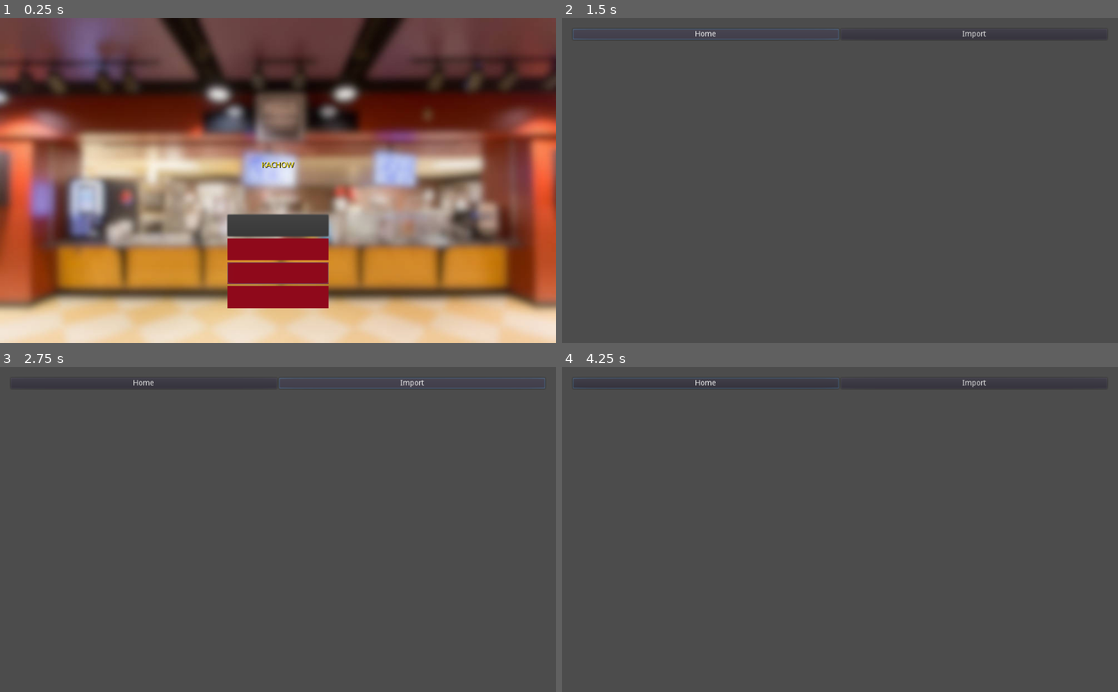
Above: before the commit, frames 1-4 (two rows, left to right).
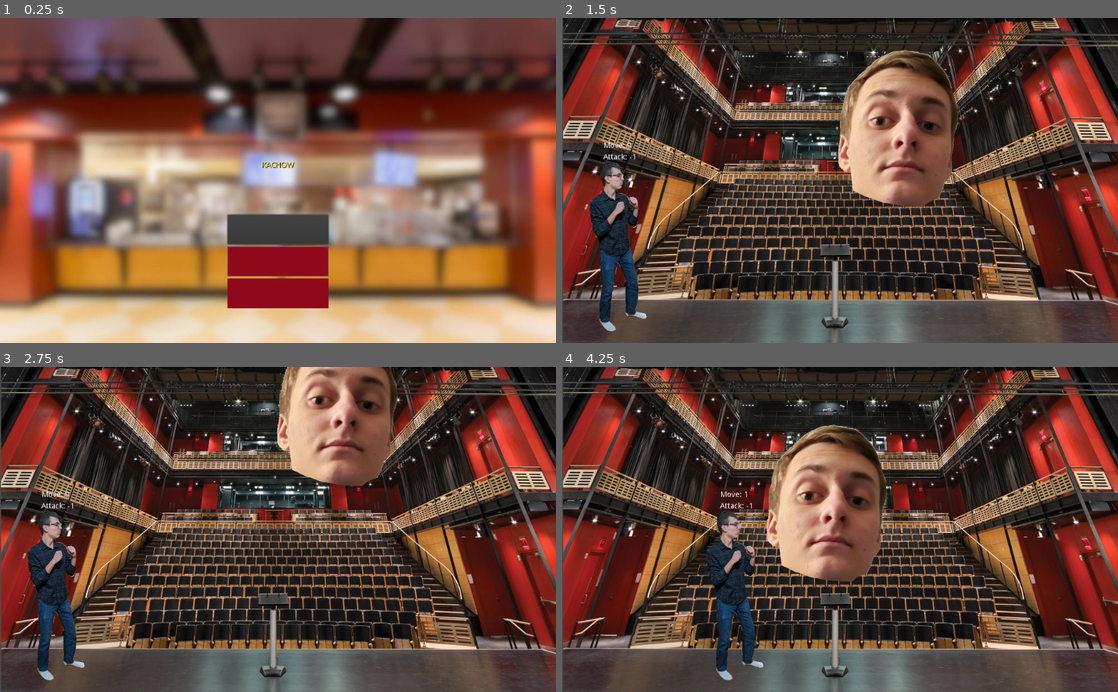
Above: after the commit, the same moments.

Repository: Apexal/wrathskeller
Game: Godot game, scene res://src/scenes/menu/Menu.tscn
The game is run twice, just before and just after one commit, with the same random seed, the same clock (stepped at 60 frames per second) and the same inputs.
Inputs (mouse positions are in pixels of both pictures, inside the frame that each line leads up to):
- Up to frame 1 (0.25 s): no input
- Up to frame 2 (1.5 s): click (840, 248) at 0.5 s, where only the run before the commit has a clickable "Manage Characters"; click (706, 34) at 1.25 s, where only the run before the commit has a clickable "Home"
- Up to frame 3 (2.75 s): click (411, 383) at 2 s, where only the run before the commit has a clickable "Import"
- Up to frame 4 (4.25 s): move the mouse to (962, 513) at 2.77 s; hold D (player_1_move_right) from 2.78 s (still down); tap Left (player_2_move_left) at 2.85, 3.8 s; tap Right (player_2_move_right) at 3.05, 3.6 s; move the mouse to (728, 545) at 3.52 s

The runs differ from the first frame. In frame 1, 1.2% of the frame differs, in the area x 40-60%, y 67-83%; in frame 2, 87%; in frame 3, 86%; in frame 4, 87%, in the area x 0-100%, y 0-100%.
Error after the commit: Attempt to call function 'get_children' in base 'null instance' on a null instance. (res://src/actors/players/player.gd:9)

Commit message:
Remove unrelated scenes

Diff:
--- a/src/scenes/characters/manage_characters/ManageCharacter.gd
+++ /dev/null
@@ -1,40 +0,0 @@
-tool
-extends Control
-
-func _handle_mouse_enter(character_preview_container: Control):
-	print(character_preview_container.get_children())
-	var audio_player: AudioStreamPlayer = character_preview_container.get_node("AudioStreamPlayer")
-	if not audio_player.playing:
-		audio_player.play()
-
-func _ready():
-	for character_file in CharacterManager.list_character_files():
-		var container := VBoxContainer.new()
-		var character_data = CharacterManager.load_character_json(character_file)
-		var animated_sprite = CharacterManager.create_character_preview(character_data)
-		animated_sprite.name = "AnimatedSprite"
-		container.add_child(animated_sprite)
-		var label := Label.new()
-		label.name = "CharacterName"
-		label.text = character_data["name"]
-		container.add_child(label)
-
-		var buttons := HBoxContainer.new()
-		buttons.name = "ActionButtons"
-		var remove_button := Button.new()
-		remove_button.text = "Expel"
-		remove_button.size_flags_horizontal = SIZE_EXPAND
-		buttons.add_child(remove_button)
-
-		container.add_child(buttons)
-
-		# Audio Player
-		var audio_player := AudioStreamPlayer.new()
-		audio_player.name = "AudioStreamPlayer"
-		var b64_mp3 = character_data["hurtSoundEffects"][0]["base64EncodedAudio"]
-		audio_player.stream = CharacterManager.b64_to_audio_stream(b64_mp3)
-		container.add_child(audio_player)
-
-		$VBoxContainer/Characters.add_child(container)
-
-		container.connect("mouse_entered", self, "_handle_mouse_enter", [container])
--- a/src/scenes/characters/manage_characters/ManageCharacter.tscn
+++ /dev/null
@@ -1,58 +0,0 @@
-[gd_scene load_steps=2 format=2]
-
-[ext_resource path="res://src/scenes/characters/manage_characters/ManageCharacter.gd" type="Script" id=1]
-
-[node name="ManageCharacters" type="Control"]
-anchor_right = 1.0
-anchor_bottom = 1.0
-margin_left = 20.0
-margin_top = 20.0
-margin_right = -20.0
-margin_bottom = -20.0
-script = ExtResource( 1 )
-__meta__ = {
-"_edit_use_anchors_": false
-}
-
-[node name="VBoxContainer" type="VBoxContainer" parent="."]
-anchor_right = 1.0
-anchor_bottom = 1.0
-size_flags_horizontal = 3
-size_flags_vertical = 3
-__meta__ = {
-"_edit_use_anchors_": false
-}
-
-[node name="Buttons" type="HBoxContainer" parent="VBoxContainer"]
-margin_right = 984.0
-margin_bottom = 20.0
-size_flags_horizontal = 3
-
-[node name="Home" type="Button" parent="VBoxContainer/Buttons"]
-margin_right = 490.0
-margin_bottom = 20.0
-size_flags_horizontal = 3
-text = "Home"
-
-[node name="Import" type="Button" parent="VBoxContainer/Buttons"]
-margin_left = 494.0
-margin_right = 984.0
-margin_bottom = 20.0
-size_flags_horizontal = 3
-text = "Import"
-__meta__ = {
-"_edit_use_anchors_": false
-}
-
-[node name="Characters" type="GridContainer" parent="VBoxContainer"]
-margin_top = 24.0
-margin_right = 984.0
-margin_bottom = 560.0
-size_flags_horizontal = 3
-size_flags_vertical = 3
-columns = 6
-__meta__ = {
-"_edit_use_anchors_": false
-}
-
-[connection signal="pressed" from="VBoxContainer/Buttons/Import" to="." method="_on_Import_pressed"]
--- a/src/scenes/characters/select_characters/SelectCharacters.gd
+++ /dev/null
@@ -1,36 +0,0 @@
-extends Control
-
-
-export(PackedScene) var character_choice: PackedScene
-onready var character_grid = $VBoxContainer/CharacterGrid
-
-var player_1_character_index := 0
-var player_2_character_index := 0
-
-var characters: Array = []
-
-func _ready():
-	# On ready, populate character grid
-	for character_file in CharacterManager.list_character_files():
-		var character = CharacterManager.load_character_json(character_file)
-		characters.append(character)
-
-		var container := VBoxContainer.new()
-		var character_data = CharacterManager.load_character_json(character_file)
-		var animated_sprite = CharacterManager.create_character_preview(character_data)
-		container.add_child(animated_sprite)
-
-		character_grid.add_child(container)
-
-func _process(delta):
-	if Input.is_action_just_pressed("player_1_move_left"):
-		player_1_character_index -= 1
-	elif Input.is_action_just_pressed("player_1_move_right"):
-		player_1_character_index += 1
-	elif Input.is_action_just_pressed("player_2_move_left"):
-		player_2_character_index -= 1
-	elif Input.is_action_just_pressed("player_2_move_right"):
-		player_2_character_index += 1
-
-	player_1_character_index = player_1_character_index % len(characters)
-	player_2_character_index = player_2_character_index % len(characters)
--- a/src/scenes/characters/select_characters/SelectCharacters.tscn
+++ /dev/null
@@ -1,116 +0,0 @@
-[gd_scene load_steps=5 format=2]
-
-[ext_resource path="res://src/scenes/characters/select_characters/SelectCharacters.gd" type="Script" id=1]
-[ext_resource path="res://src/actors/npcs/head/sprites/open-mouth.png" type="Texture" id=2]
-
-[sub_resource type="GDScript" id=1]
-script/source = "extends VBoxContainer
-
-func _mark_chosen(player_number: int) -> void:
-	pass
-"
-
-[sub_resource type="PackedScene" id=2]
-_bundled = {
-"conn_count": 0,
-"conns": PoolIntArray(  ),
-"editable_instances": [  ],
-"names": PoolStringArray( "CharacterChoice", "margin_right", "margin_bottom", "size_flags_vertical", "script", "__meta__", "VBoxContainer", "TextureRect", "rect_min_size", "texture", "expand", "stretch_mode", "CharacterName", "margin_top", "text", "Label" ),
-"node_count": 3,
-"node_paths": [  ],
-"nodes": PoolIntArray( -1, -1, 6, 0, -1, 5, 1, 0, 2, 1, 3, 2, 4, 3, 5, 4, 0, 0, 0, 7, 7, -1, 7, 1, 0, 2, 5, 8, 6, 9, 7, 10, 8, 11, 9, 5, 10, 0, 0, 0, 15, 12, -1, 4, 13, 11, 1, 0, 2, 1, 14, 12, 0 ),
-"variants": [ 102.0, 118.0, 3, SubResource( 1 ), {
-"_edit_use_anchors_": false
-}, 100.0, Vector2( 100, 100 ), ExtResource( 2 ), true, 6, {
-"_edit_use_anchors_": false
-}, 104.0, "Character Name" ],
-"version": 2
-}
-
-[node name="SelectCharacters" type="Control"]
-anchor_right = 1.0
-anchor_bottom = 1.0
-script = ExtResource( 1 )
-__meta__ = {
-"_edit_use_anchors_": false
-}
-character_choice = SubResource( 2 )
-
-[node name="VBoxContainer" type="VBoxContainer" parent="."]
-anchor_right = 1.0
-anchor_bottom = 1.0
-margin_left = 20.0
-margin_top = 20.0
-margin_right = -20.0
-margin_bottom = -20.0
-__meta__ = {
-"_edit_use_anchors_": false
-}
-
-[node name="Label" type="Label" parent="VBoxContainer"]
-margin_right = 984.0
-margin_bottom = 14.0
-text = "Select Your Characters"
-
-[node name="HBoxContainer" type="HBoxContainer" parent="VBoxContainer"]
-margin_top = 18.0
-margin_right = 984.0
-margin_bottom = 556.0
-size_flags_vertical = 3
-__meta__ = {
-"_edit_use_anchors_": false
-}
-
-[node name="Player1Col" type="VBoxContainer" parent="VBoxContainer/HBoxContainer"]
-margin_right = 490.0
-margin_bottom = 538.0
-size_flags_horizontal = 3
-
-[node name="Player1" type="Label" parent="VBoxContainer/HBoxContainer/Player1Col"]
-margin_right = 490.0
-margin_bottom = 14.0
-text = "Player 1"
-
-[node name="PanelContainer" type="PanelContainer" parent="VBoxContainer/HBoxContainer/Player1Col"]
-margin_top = 18.0
-margin_right = 490.0
-margin_bottom = 538.0
-size_flags_vertical = 3
-
-[node name="GridContainer" type="GridContainer" parent="VBoxContainer/HBoxContainer/Player1Col/PanelContainer"]
-margin_left = 7.0
-margin_top = 7.0
-margin_right = 483.0
-margin_bottom = 513.0
-columns = 2
-
-[node name="Control" type="Control" parent="VBoxContainer/HBoxContainer/Player1Col/PanelContainer/GridContainer"]
-margin_right = 236.0
-margin_bottom = 506.0
-size_flags_horizontal = 3
-size_flags_vertical = 3
-
-[node name="CharacterBackstory" type="RichTextLabel" parent="VBoxContainer/HBoxContainer/Player1Col/PanelContainer/GridContainer"]
-margin_left = 240.0
-margin_right = 476.0
-margin_bottom = 506.0
-size_flags_horizontal = 3
-size_flags_vertical = 3
-text = "Character backstory here"
-
-[node name="Player2Col" type="VBoxContainer" parent="VBoxContainer/HBoxContainer"]
-margin_left = 494.0
-margin_right = 984.0
-margin_bottom = 538.0
-size_flags_horizontal = 3
-
-[node name="Label2" type="Label" parent="VBoxContainer/HBoxContainer/Player2Col"]
-margin_right = 490.0
-margin_bottom = 14.0
-text = "Player 2"
-
-[node name="CharacterGrid" type="GridContainer" parent="VBoxContainer"]
-margin_top = 560.0
-margin_right = 984.0
-margin_bottom = 560.0
-columns = 5
--- a/src/scenes/menu/Menu.gd
+++ b/src/scenes/menu/Menu.gd
@@ -19,8 +19,3 @@
 func _on_TrainingButton_pressed():
 	_stop_bg_music()
 	get_tree().change_scene("res://src/scenes/training/TrainingLevel.tscn")
-
-
-func _on_ManageCharacters_pressed():
-	_stop_bg_music()
-	get_tree().change_scene("res://src/scenes/characters/manage_characters/ManageCharacter.tscn")
--- a/src/scenes/menu/Menu.tscn
+++ b/src/scenes/menu/Menu.tscn
@@ -120,7 +120,7 @@
 
 [node name="Start" type="Button" parent="Buttons"]
 margin_right = 186.0
-margin_bottom = 40.0
+margin_bottom = 55.0
 focus_neighbour_top = NodePath("../Quit")
 focus_neighbour_bottom = NodePath("../Training")
 size_flags_horizontal = 3
@@ -128,20 +128,10 @@
 disabled = true
 text = "Start Game"
 
-[node name="ManageCharacters" type="Button" parent="Buttons"]
-margin_top = 44.0
+[node name="Training" type="Button" parent="Buttons"]
+margin_top = 59.0
 margin_right = 186.0
-margin_bottom = 84.0
-focus_neighbour_top = NodePath("../Start")
-focus_neighbour_bottom = NodePath("../Quit")
-size_flags_horizontal = 3
-size_flags_vertical = 3
-text = "Manage Characters"
-
-[node name="Training" type="Button" parent="Buttons"]
-margin_top = 88.0
-margin_right = 186.0
-margin_bottom = 128.0
+margin_bottom = 114.0
 focus_neighbour_top = NodePath("../Start")
 focus_neighbour_bottom = NodePath("../Quit")
 size_flags_horizontal = 3
@@ -149,7 +139,7 @@
 text = "Training"
 
 [node name="Quit" type="Button" parent="Buttons"]
-margin_top = 132.0
+margin_top = 118.0
 margin_right = 186.0
 margin_bottom = 173.0
 focus_neighbour_top = NodePath("../Training")
@@ -159,6 +149,5 @@
 text = "Quit"
 
 [connection signal="pressed" from="Buttons/Start" to="." method="_on_StartButton_pressed"]
-[connection signal="pressed" from="Buttons/ManageCharacters" to="." method="_on_ManageCharacters_pressed"]
 [connection signal="pressed" from="Buttons/Training" to="." method="_on_TrainingButton_pressed"]
 [connection signal="pressed" from="Buttons/Quit" to="." method="_on_QuitButton_pressed"]
